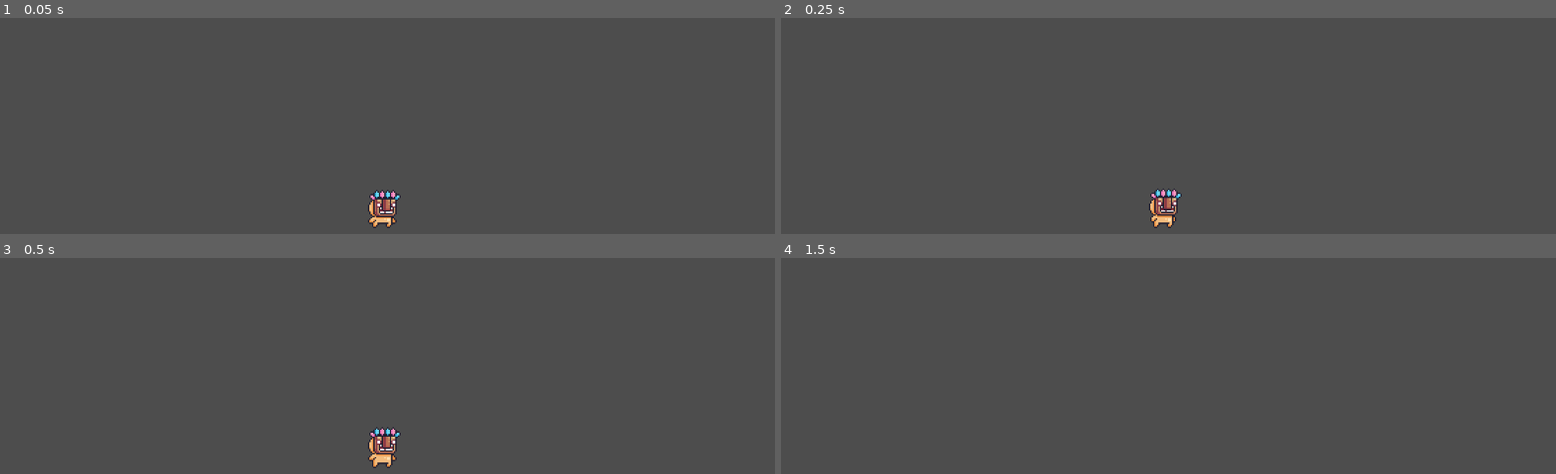
Above: before the commit, frames 1-4 (two rows, left to right).
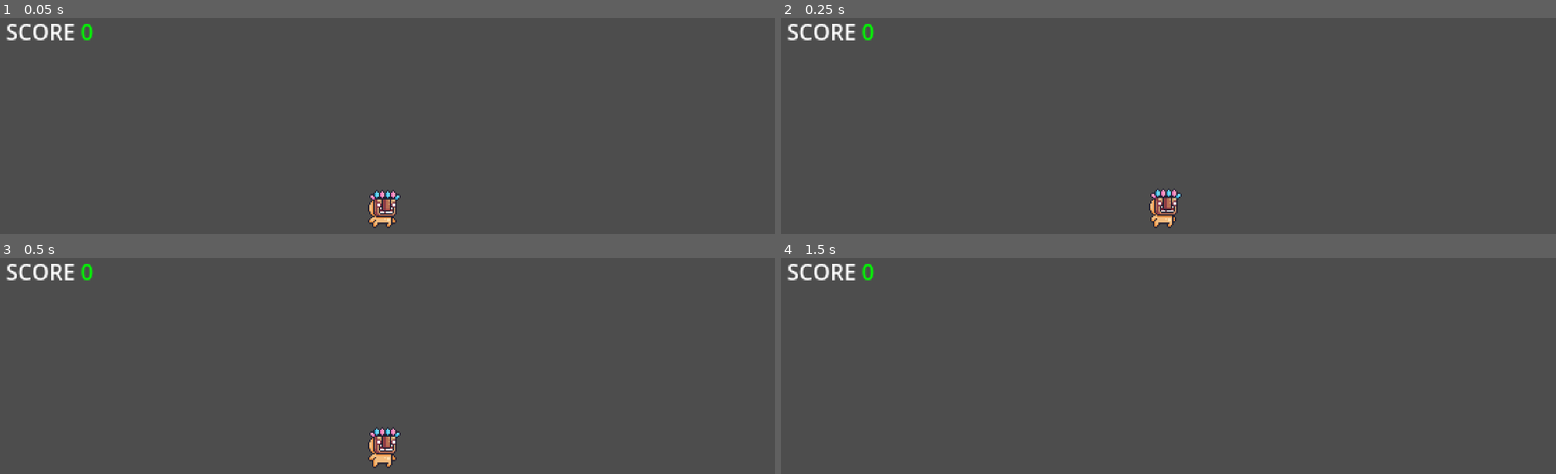
Above: after the commit, the same moments.

Repository: d-v-b/ld58
Game: Godot game, scene res://scenes/game.tscn
Two runs of this game, one before a commit and one after it. Both use one fixed random seed, a clock stepped at 60 frames per second and the inputs below.
Inputs:
- Up to frame 1 (0.05 s): no input
- Up to frame 2 (0.25 s): no input
- Up to frame 3 (0.5 s): no input
- Up to frame 4 (1.5 s): tap Enter (ui_accept) at 0.5, 0.77 s; hold Right (ui_right) from 0.53 s (still down)

The runs differ from the first frame. In frame 1, 0.4% of the frame differs, in the area x 0-13%, y 2-11%; in frame 2, 0.4%; in frame 3, 0.4%; in frame 4, 0.4%.

Commit message:
added scorelabel

Diff:
--- a/scenes/UI.tscn
+++ b/scenes/UI.tscn
@@ -8,11 +8,11 @@
 grow_horizontal = 2
 grow_vertical = 2
 
-[node name="Label" type="Label" parent="."]
-layout_mode = 1
-anchors_preset = 1
-anchor_left = 1.0
-anchor_right = 1.0
-offset_left = -201.0
-offset_bottom = 86.0
-grow_horizontal = 0
+[node name="ScoreLabel" type="RichTextLabel" parent="."]
+layout_mode = 0
+offset_left = 15.0
+offset_top = 15.0
+offset_right = 144.0
+offset_bottom = 61.0
+bbcode_enabled = true
+text = "SCORE [color=green]0[/color]"
--- a/scenes/game.tscn
+++ b/scenes/game.tscn
@@ -1,6 +1,7 @@
-[gd_scene load_steps=3 format=3 uid="uid://cppyyv1etyp1c"]
+[gd_scene load_steps=4 format=3 uid="uid://cppyyv1etyp1c"]
 
 [ext_resource type="PackedScene" uid="uid://bxfxwsrjy3r8y" path="res://scenes/player.tscn" id="1_uwrxv"]
+[ext_resource type="PackedScene" uid="uid://5aum8h7p0dgt" path="res://scenes/UI.tscn" id="2_yqjtg"]
 
 [sub_resource type="WorldBoundaryShape2D" id="WorldBoundaryShape2D_uwrxv"]
 
@@ -16,3 +17,9 @@
 [node name="CollisionShape2D" type="CollisionShape2D" parent="Floor"]
 position = Vector2(0, 1)
 shape = SubResource("WorldBoundaryShape2D_uwrxv")
+
+[node name="Control" parent="." instance=ExtResource("2_yqjtg")]
+offset_left = -290.0
+offset_top = -170.0
+offset_right = -290.0
+offset_bottom = -170.0
